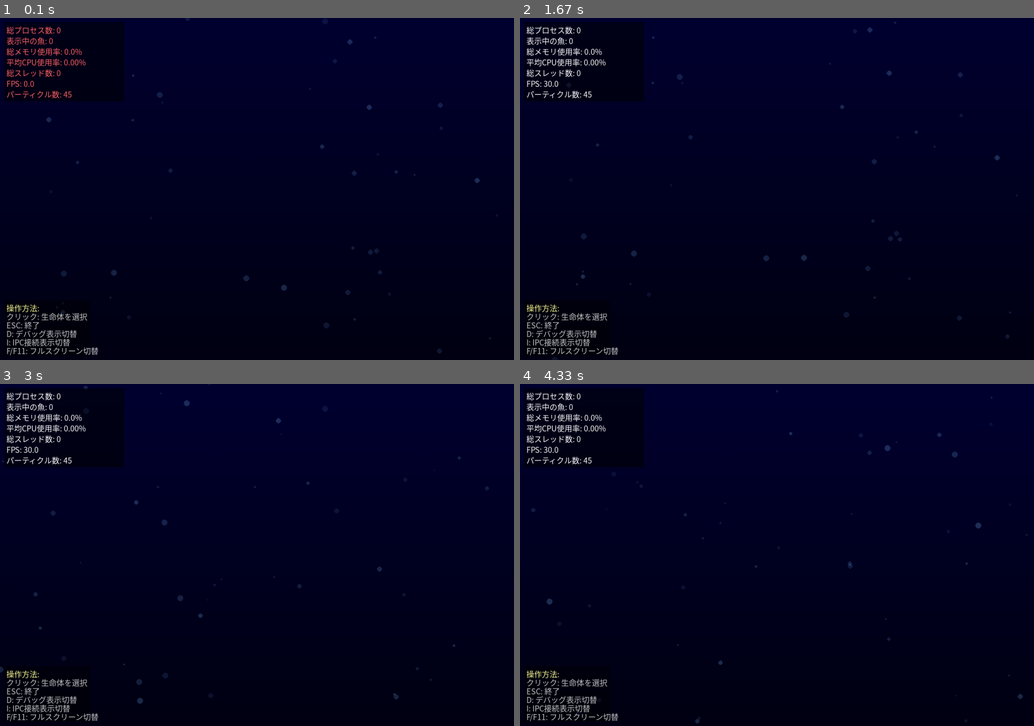
Above: before the commit, frames 1-4 (two rows, left to right).
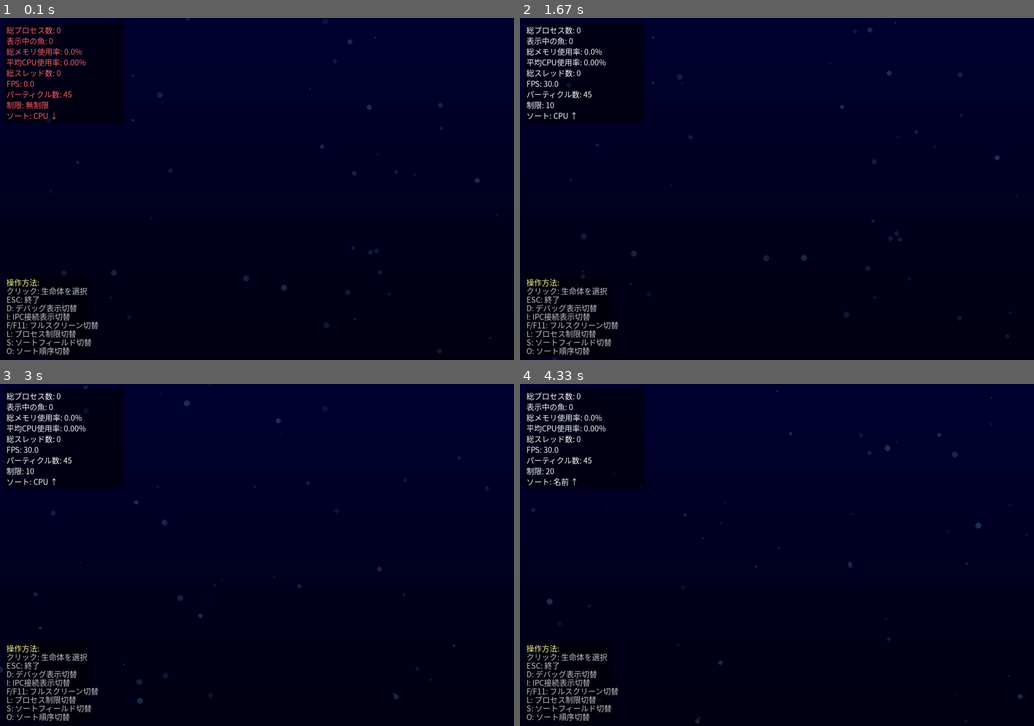
Above: after the commit, the same moments.

Repository: mouri-lab/process-aquarium
Game: pygame game, started from main.py
Same seed, same stepped clock (60 frames per second), same inputs: the game is played once before the commit and once after it.
Inputs:
- Up to frame 1 (0.1 s): no input
- Up to frame 2 (1.67 s): hold L 0.33-0.8 s; hold D 0.33-0.8 s; hold O 0.83-1.3 s; hold D 0.83-1.3 s; hold D from 1.33 s (still down)
- Up to frame 3 (3 s): release D at 1.8 s; tap F at 1.83, 2.23, 2.53 s; hold D 2.17-2.63 s
- Up to frame 4 (4.33 s): hold D 3-3.63 s; tap F at 3.07, 3.37, 3.73, 4.13 s; hold L 3.67-4.03 s; hold S 3.67-4.03 s; hold S from 4.07 s (still down)

The runs differ from the first frame. In frame 1, 1.6% of the frame differs, in the area x 1-20%, y 24-99%; in frame 2, 1.5%; in frame 3, 1.5%; in frame 4, 1.6%.

Commit message:
Add process limit and sorting features
Co-authored-by: petitstrawberry <14030185+petitstrawberry@users.noreply.github.com>

Diff:
--- a/main.py
+++ b/main.py
@@ -29,10 +29,17 @@
     parser.add_argument("--width", type=int, default=1200)
     parser.add_argument("--height", type=int, default=800)
     parser.add_argument("--source", choices=["psutil", "ebpf"], default=None, help="Process data source backend")
+    parser.add_argument("--limit", type=int, default=None, help="Limit the number of processes displayed (default: no limit)")
+    parser.add_argument("--sort-by", choices=["cpu", "memory", "name", "pid"], default="cpu", help="Sort processes by field (default: cpu)")
+    parser.add_argument("--sort-order", choices=["asc", "desc"], default="desc", help="Sort order (default: desc)")
     args = parser.parse_args()
 
     if args.source:
         os.environ["AQUARIUM_SOURCE"] = args.source
+    if args.limit is not None:
+        os.environ["AQUARIUM_LIMIT"] = str(args.limit)
+    os.environ["AQUARIUM_SORT_BY"] = args.sort_by
+    os.environ["AQUARIUM_SORT_ORDER"] = args.sort_order
     aquarium = Aquarium(width=args.width, height=args.height, headless=args.headless, headless_interval=args.headless_interval)
     aquarium.run()
 
--- a/src/core/process_manager.py
+++ b/src/core/process_manager.py
@@ -87,6 +87,11 @@
             'bluetoothd', 'audiomxd', 'logd_helper', 'deleted'
         }
 
+        # プロセス制限とソート設定
+        self.process_limit: Optional[int] = None
+        self.sort_by: str = "cpu"  # cpu, memory, name, pid
+        self.sort_order: str = "desc"  # asc, desc
+
         # ソース確立
         if self._external_source is None and PsutilProcessSource is not None:
             self._external_source = PsutilProcessSource(max_processes=max_processes)
@@ -94,6 +99,21 @@
     def get_all_processes(self) -> Dict[int, ProcessInfo]:
         """全プロセス情報を取得"""
         return self.processes.copy()
+
+    def set_process_limit(self, limit: Optional[int]) -> None:
+        """表示プロセス数の制限を設定"""
+        self.process_limit = limit
+        if self._external_source is not None and hasattr(self._external_source, 'set_process_limit'):
+            self._external_source.set_process_limit(limit)
+
+    def set_sort_config(self, sort_by: str, sort_order: str = "desc") -> None:
+        """ソート設定を変更"""
+        if sort_by in ["cpu", "memory", "name", "pid"]:
+            self.sort_by = sort_by
+        if sort_order in ["asc", "desc"]:
+            self.sort_order = sort_order
+        if self._external_source is not None and hasattr(self._external_source, 'set_sort_config'):
+            self._external_source.set_sort_config(sort_by, sort_order)
 
     def get_process(self, pid: int) -> Optional[ProcessInfo]:
         """指定されたPIDのプロセス情報を取得"""
@@ -105,6 +125,9 @@
             # 新実装経路
             self._external_source.update()
             snapshot = self._external_source.get_processes()
+
+            # ソートと制限を適用
+            snapshot = self._apply_sort_and_limit(snapshot)
 
             # 互換フィールドへ反映
             self.processes = snapshot
@@ -166,6 +189,10 @@
                 new_snapshot[pid] = pinfo
             except (psutil.NoSuchProcess, psutil.AccessDenied, psutil.ZombieProcess):
                 continue
+
+        # ソートと制限を適用
+        new_snapshot = self._apply_sort_and_limit(new_snapshot)
+
         self._detect_exec_events(current_exe)
         self._update_process_families(new_snapshot)
         dying_processes = []
@@ -213,6 +240,37 @@
 
         # その他のプロセスも高確率で選択（制限解除）
         return random.random() < 0.8  # 30%から80%に増加
+
+    def _apply_sort_and_limit(self, processes: Dict[int, ProcessInfo]) -> Dict[int, ProcessInfo]:
+        """プロセスをソートして制限を適用"""
+        if not processes:
+            return processes
+
+        # プロセスリストに変換
+        process_list = list(processes.values())
+
+        # ソートキーを決定
+        if self.sort_by == "cpu":
+            key_func = lambda p: p.cpu_percent
+        elif self.sort_by == "memory":
+            key_func = lambda p: p.memory_percent
+        elif self.sort_by == "name":
+            key_func = lambda p: p.name.lower()
+        elif self.sort_by == "pid":
+            key_func = lambda p: p.pid
+        else:
+            key_func = lambda p: p.cpu_percent
+
+        # ソート
+        reverse = (self.sort_order == "desc")
+        process_list.sort(key=key_func, reverse=reverse)
+
+        # 制限を適用
+        if self.process_limit is not None and self.process_limit > 0:
+            process_list = process_list[:self.process_limit]
+
+        # 辞書に戻す
+        return {p.pid: p for p in process_list}
 
     def get_new_processes(self) -> List[ProcessInfo]:
         """新しく生成されたプロセスのリストを取得"""
--- a/src/visuals/aquarium.py
+++ b/src/visuals/aquarium.py
@@ -112,6 +112,17 @@
         self.process_manager = ProcessManager(max_processes=max_processes, source=source)
         self.fishes: Dict[int, Fish] = {}  # PID -> Fish
 
+        # プロセス制限とソート設定
+        limit_str = os.environ.get("AQUARIUM_LIMIT")
+        self.process_limit = int(limit_str) if limit_str else None
+        self.sort_by = os.environ.get("AQUARIUM_SORT_BY", "cpu")
+        self.sort_order = os.environ.get("AQUARIUM_SORT_ORDER", "desc")
+
+        # ProcessManagerに設定を反映
+        if self.process_limit is not None:
+            self.process_manager.set_process_limit(self.process_limit)
+        self.process_manager.set_sort_config(self.sort_by, self.sort_order)
+
         # パフォーマンス最適化（制限緩和）
         self.surface_cache = {}  # 描画キャッシュ
         self.background_cache = None  # 背景キャッシュ
@@ -439,6 +450,14 @@
             f"パーティクル数: {self.performance_monitor['adaptive_particle_count']}",
         ]
 
+        # プロセス制限とソート情報を追加
+        limit_str = "無制限" if self.process_limit is None else str(self.process_limit)
+        stats_lines.append(f"制限: {limit_str}")
+
+        field_names = {"cpu": "CPU", "memory": "メモリ", "name": "名前", "pid": "PID"}
+        order_symbol = "↓" if self.sort_order == "desc" else "↑"
+        stats_lines.append(f"ソート: {field_names.get(self.sort_by, self.sort_by)} {order_symbol}")
+
         # Retinaディスプレイ情報
         if hasattr(self, 'retina_info') and self.retina_info['is_retina']:
             stats_lines.append(f"Retina: {self.retina_info['scale_factor']:.1f}x")
@@ -484,7 +503,10 @@
             "ESC: 終了",
             "D: デバッグ表示切替",
             "I: IPC接続表示切替",
-            "F/F11: フルスクリーン切替"
+            "F/F11: フルスクリーン切替",
+            "L: プロセス制限切替",
+            "S: ソートフィールド切替",
+            "O: ソート順序切替"
         ]
 
         help_height = len(help_lines) * 20 + 10
@@ -628,6 +650,15 @@
                     print(f"IPC可視化: {'オン' if self.show_ipc else 'オフ'}")
                 elif event.key == pygame.K_f or event.key == pygame.K_F11:
                     self.toggle_fullscreen()
+                elif event.key == pygame.K_l:
+                    # プロセス制限の切り替え
+                    self._cycle_process_limit()
+                elif event.key == pygame.K_s:
+                    # ソートフィールドの切り替え
+                    self._cycle_sort_field()
+                elif event.key == pygame.K_o:
+                    # ソート順序の切り替え
+                    self._toggle_sort_order()
             elif event.type == pygame.MOUSEBUTTONDOWN and event.button == 1:
                 self.handle_mouse_click(event.pos)
 
@@ -703,6 +734,33 @@
                 fish.target_x = random.uniform(50, self.width - 50)
             if fish.target_y >= self.height:
                 fish.target_y = random.uniform(50, self.height - 50)
+
+    def _cycle_process_limit(self):
+        """プロセス制限を切り替え"""
+        limits = [None, 10, 20, 50, 100, 200]
+        current_index = limits.index(self.process_limit) if self.process_limit in limits else 0
+        next_index = (current_index + 1) % len(limits)
+        self.process_limit = limits[next_index]
+        self.process_manager.set_process_limit(self.process_limit)
+        limit_str = "無制限" if self.process_limit is None else str(self.process_limit)
+        print(f"🔢 プロセス制限: {limit_str}")
+
+    def _cycle_sort_field(self):
+        """ソートフィールドを切り替え"""
+        fields = ["cpu", "memory", "name", "pid"]
+        current_index = fields.index(self.sort_by) if self.sort_by in fields else 0
+        next_index = (current_index + 1) % len(fields)
+        self.sort_by = fields[next_index]
+        self.process_manager.set_sort_config(self.sort_by, self.sort_order)
+        field_names = {"cpu": "CPU使用率", "memory": "メモリ使用率", "name": "プロセス名", "pid": "PID"}
+        print(f"📊 ソート: {field_names[self.sort_by]}")
+
+    def _toggle_sort_order(self):
+        """ソート順序を切り替え"""
+        self.sort_order = "asc" if self.sort_order == "desc" else "desc"
+        self.process_manager.set_sort_config(self.sort_by, self.sort_order)
+        order_name = "昇順" if self.sort_order == "asc" else "降順"
+        print(f"🔄 ソート順序: {order_name}")
 
     def _adjust_performance(self):
         """動的パフォーマンス調整"""
